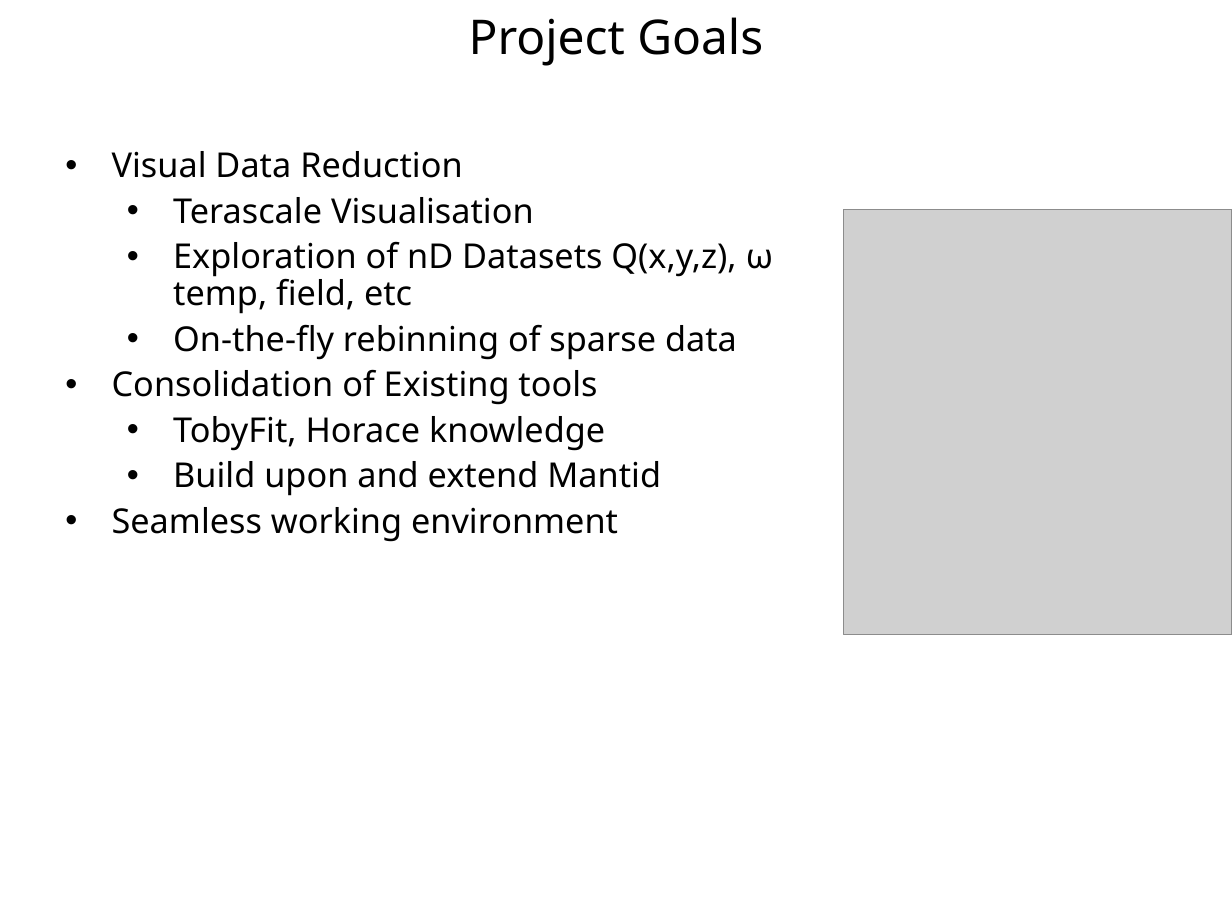
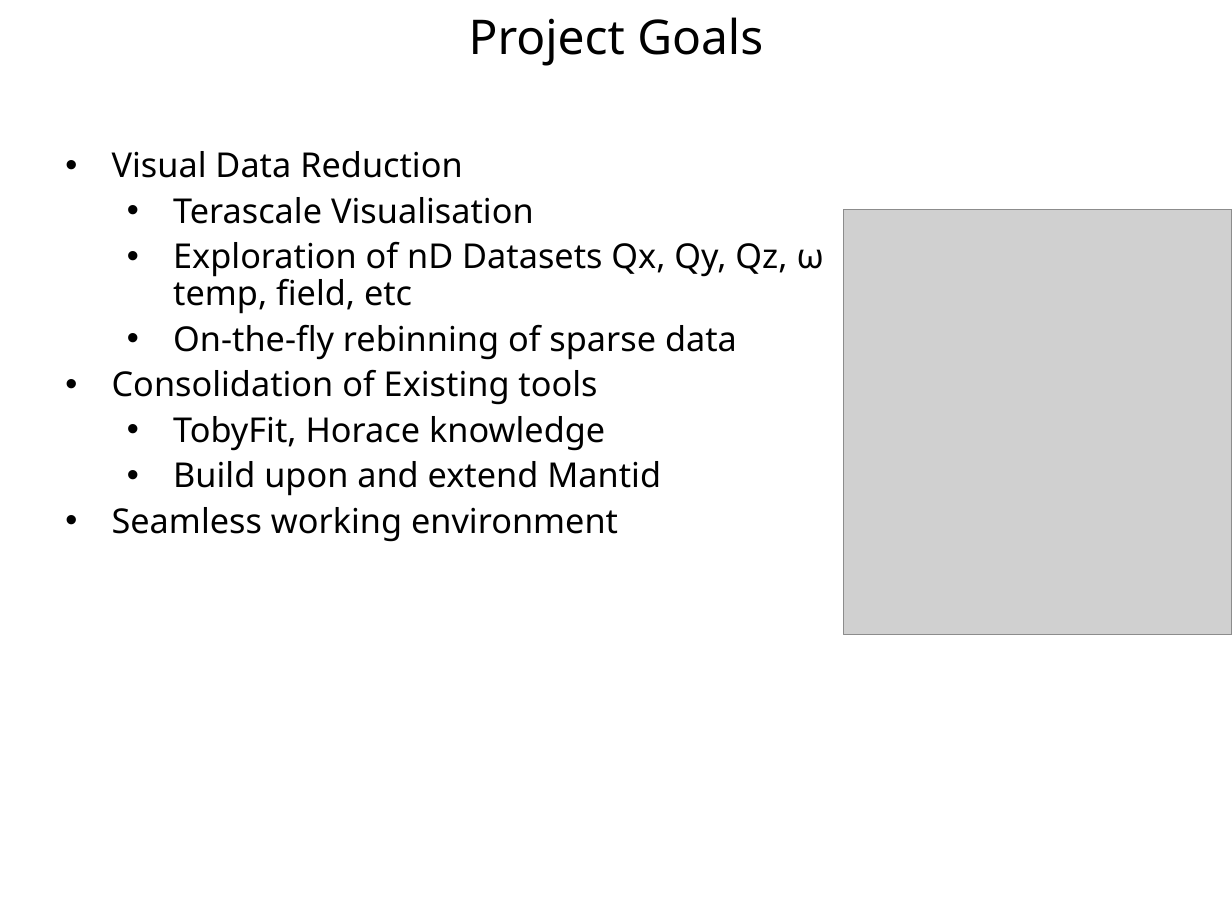
Before and after one commit to mantidproject/documents, a slide deck: slide 6 of Presentations/NOBUGS 2010/VATES NOBUGS 2010.ppt (slide 5 before the commit). Drawn at 1232x924 pixels with LibreOffice and Linux fonts; fonts in the diff are those of the drawing; grey boxes stand for pictures; background and template pictures are left out. Boxes give left, top, right and bottom in pixels: in the first picture for what was removed or moved away, otherwise in the second. Text is boxed around its words. In the diff, an @@ line names an element or a change of style, - is before the commit and + after.

```diff
--- a/Presentations/NOBUGS 2010/VATES NOBUGS 2010.ppt
+++ b/Presentations/NOBUGS 2010/VATES NOBUGS 2010.ppt
@@ text at (173,241,824,314): text changed @@
-  • Exploration of nD Datasets Q(x,y,z), ω temp, field, etc
+  • Exploration of nD Datasets Qx, Qy, Qz, ω temp, field, etc
```
Also in this commit, not shown: 3 other slides changed, 1 slide added, 1 slide removed, 1 other file.
